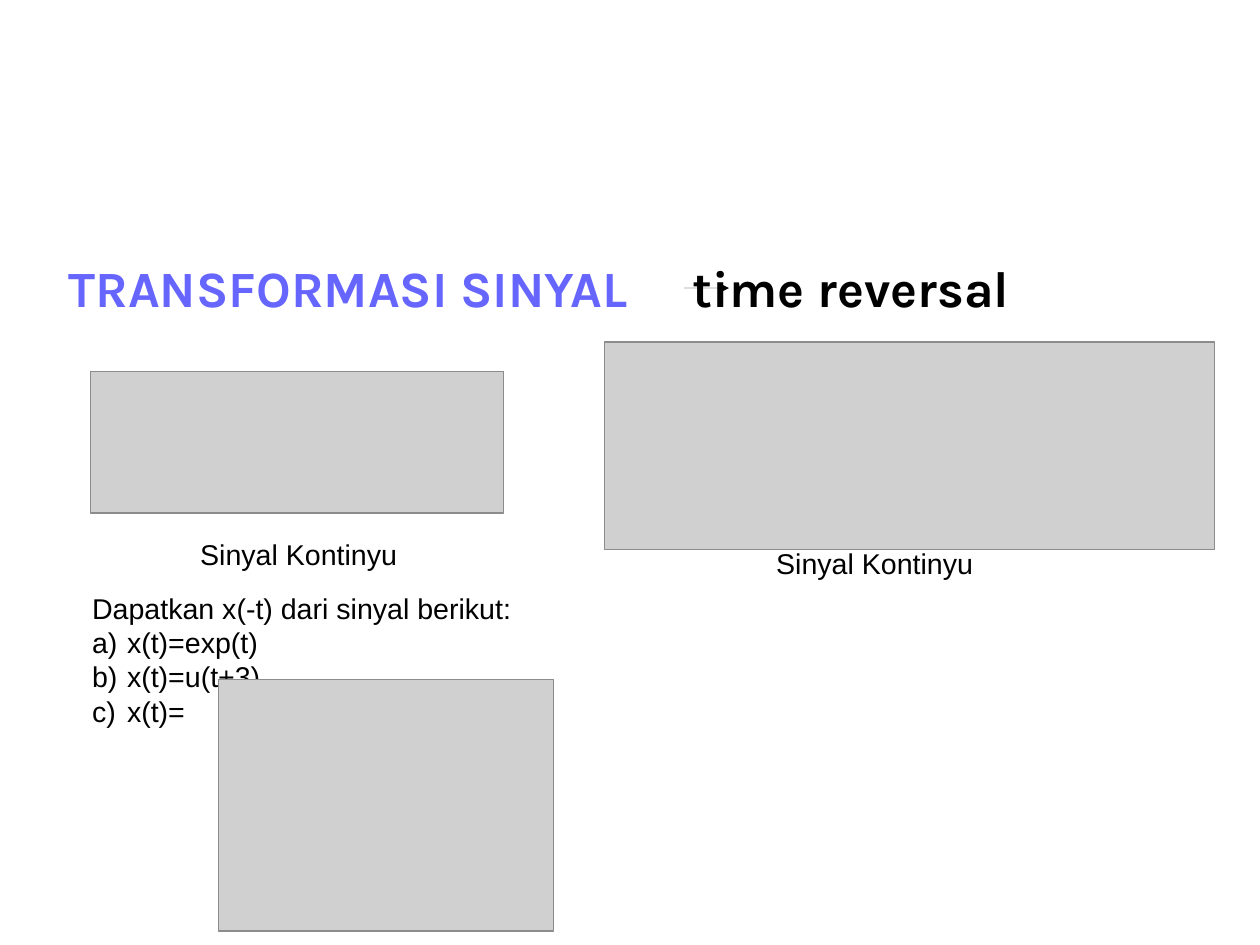
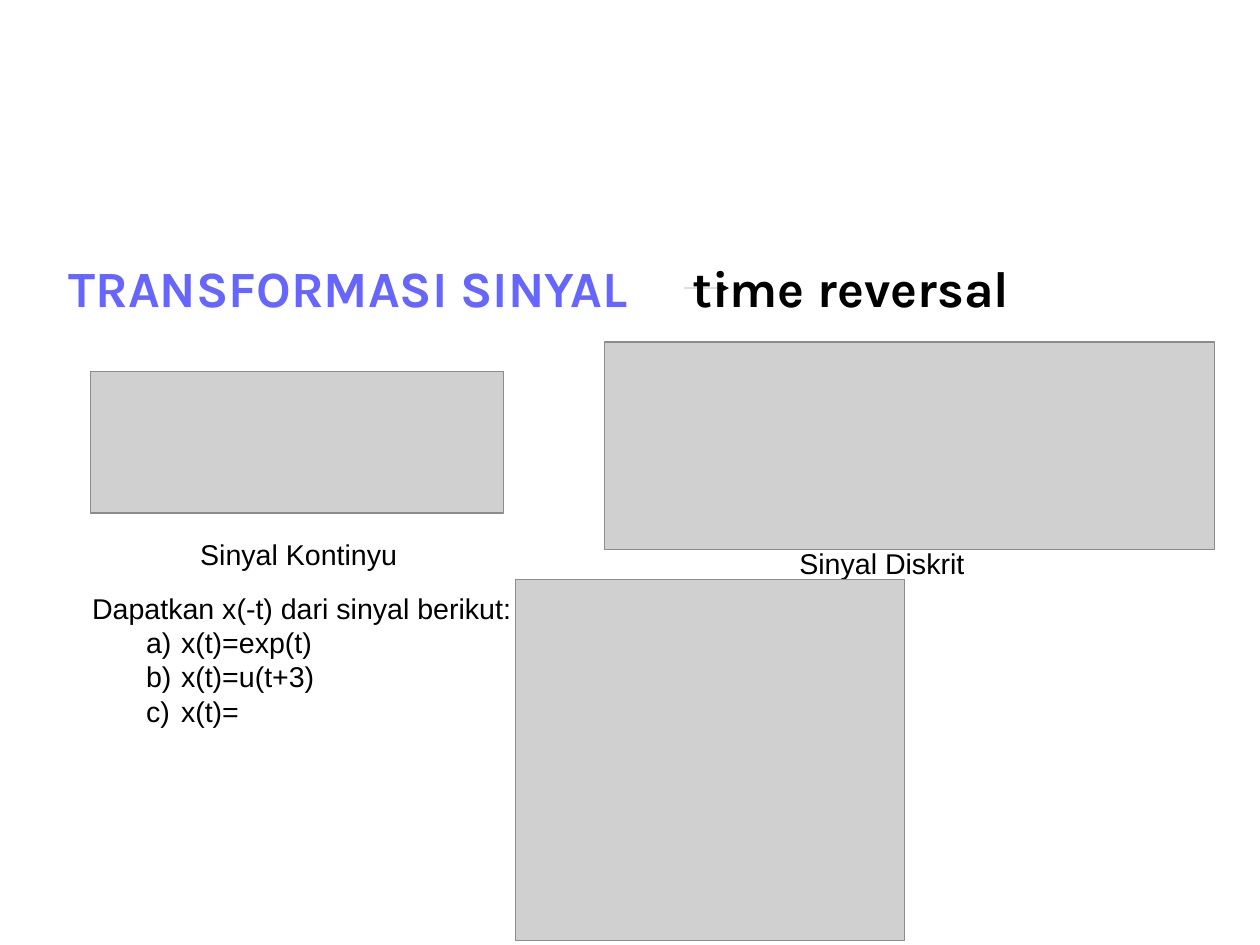
Before and after one commit to bagustris/sinyalsistem, a slide deck: slide 38 of slides/Lect1_SinyalSistem.odp. Drawn at 1260x945 pixels with LibreOffice and Linux fonts; fonts in the diff are those of the drawing; grey boxes stand for pictures; background and template pictures are left out. Boxes give left, top, right and bottom in pixels: in the first picture for what was removed or moved away, otherwise in the second. Text is boxed around its words. In the diff, an @@ line names an element or a change of style, - is before the commit and + after.

```diff
--- a/slides/Lect1_SinyalSistem.odp
+++ b/slides/Lect1_SinyalSistem.odp
@@ text at (799, 553, 964, 579): text changed @@
-Sinyal Kontinyu
+Sinyal Diskrit
@@ picture: place and size @@
-picture at (218, 679, 553, 931)
+picture at (516, 580, 904, 941)
@@ text at (181, 632, 314, 727): alignment left to justified; list level 1 to 3 in "x(t)=exp(t)"; list level 1 to 3 in "x(t)=u(t+3)"; list level 1 to 3 in "x(t)=" @@
```
Also in this commit, not shown: 6 other files.
